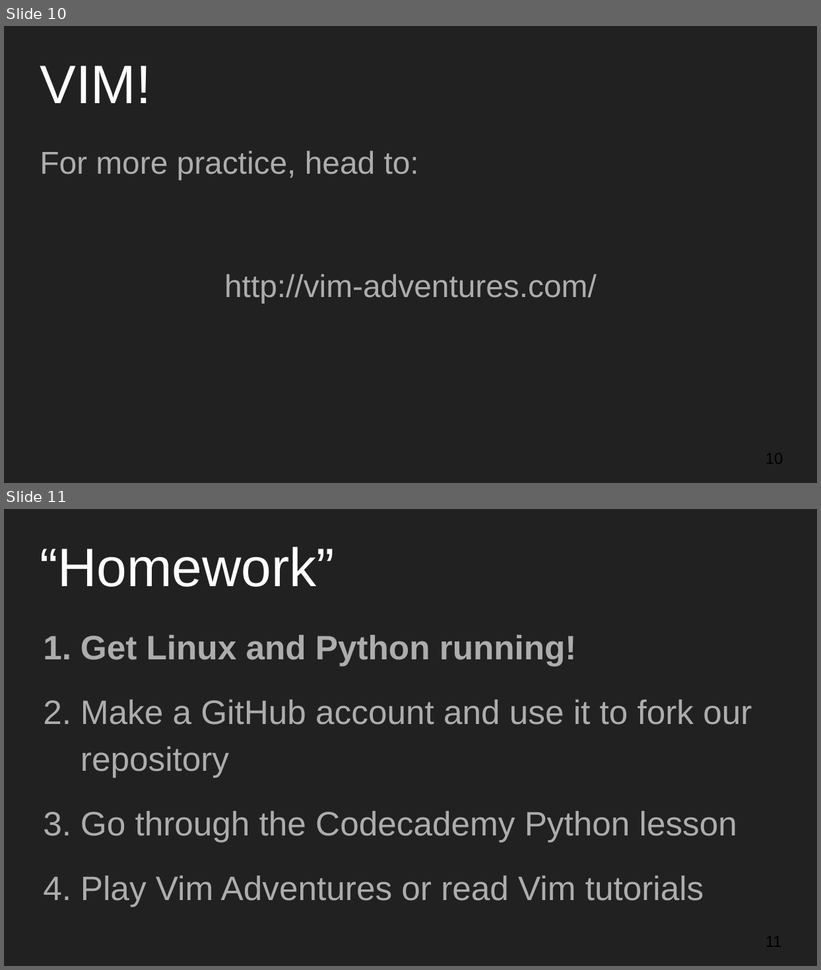
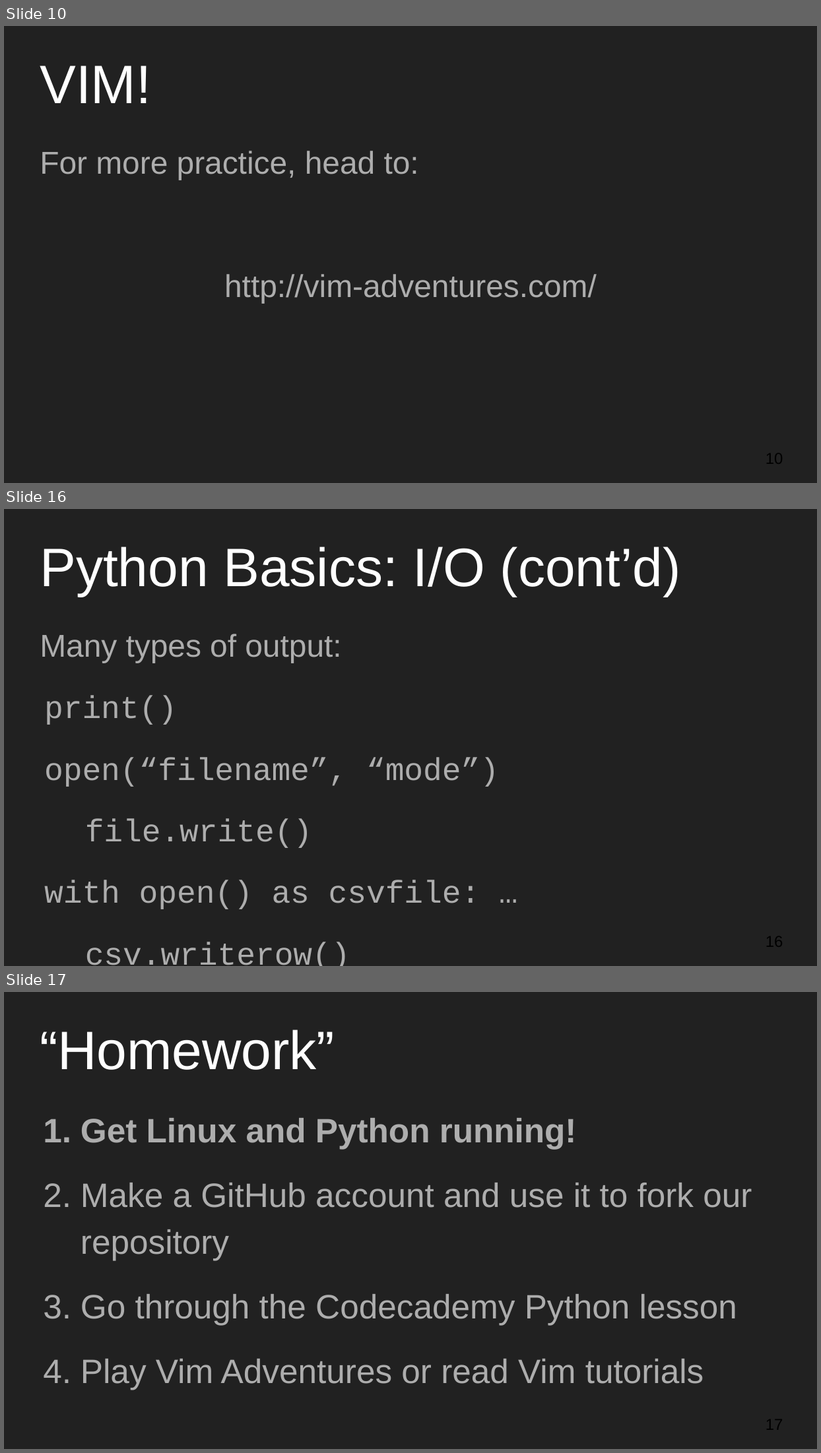
Before and after one commit to mseryn/beginner_programming_workshops, a slide deck: 26_9_2016/beginners_workshop_3.pptx. Shown one above the other, each under a label of ours: slides 10 and 11 before the commit, slides 10, 16 and 17 after it; the slides between them are not shown. The pictures are 821x970 and 821x1453 pixels, drawn with LibreOffice and Linux fonts; fonts in the diff are those of the drawing. Boxes give left, top, right and bottom in pixels: in the first picture for what was removed or moved away, otherwise in the second. Text is boxed around its words. In the diff, an @@ line names an element or a change of style, - is before the commit and + after.

```diff
--- a/26_9_2016/beginners_workshop_3.pptx
+++ b/26_9_2016/beginners_workshop_3.pptx
@@ slide 16 added at (4,509,817,966), background #212121 @@
@@ title added at (40,547,681,597), 48 pt, text #FFFFFF @@
+Python Basics: I/O (cont’d)
@@ text added at (40,634,499,966), 28 pt, text #ADADAD @@
+Many types of output:
+print()
+open(“filename”, “mode”)
+  file.write()
+with open() as csvfile: …
+  csv.writerow()
@@ what was slide 11 is now slide 17 @@
```
Also in this commit, not shown: 5 other slides added, 1 other file.
